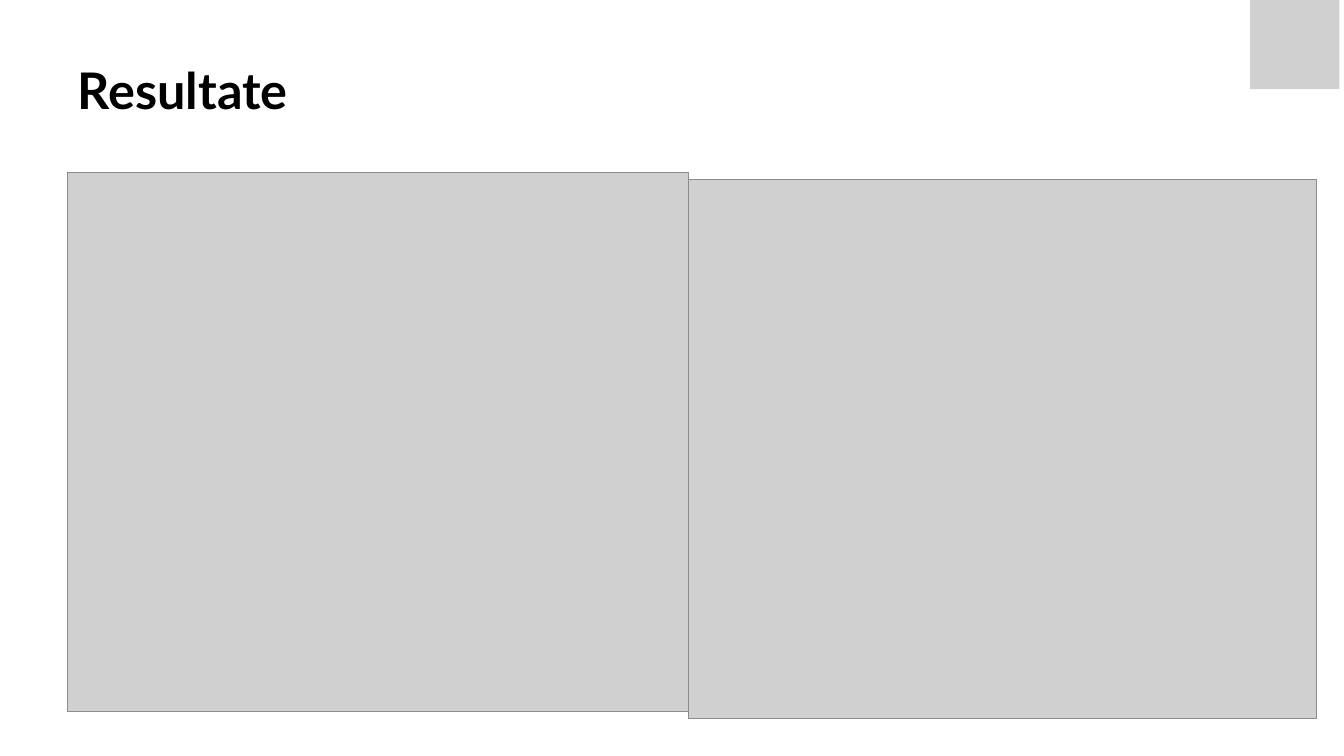
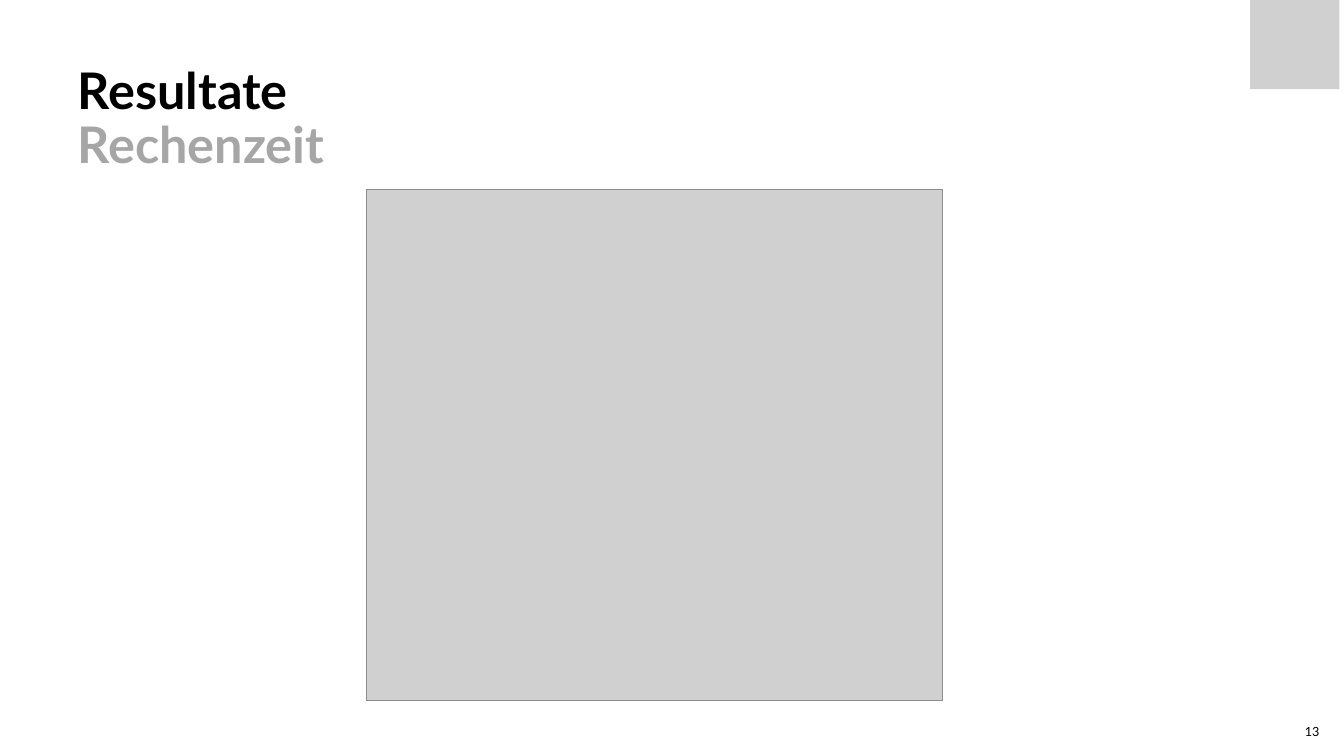
Before and after one commit to Froster2406/BAT2024, a slide deck: slide 13 of Dokumentation/presentation/BAT-EIT-FS24-Präs-Nicora-1507146.pptx (slide 12 before the commit). Drawn at 1344x756 pixels with LibreOffice and Linux fonts; fonts in the diff are those of the drawing; grey boxes stand for pictures. Boxes give left, top, right and bottom in pixels: in the first picture for what was removed or moved away, otherwise in the second. Text is boxed around its words. In the diff, an @@ line names an element or a change of style, - is before the commit and + after.

Commit message:
Updated presentation

```diff
--- a/Dokumentation/presentation/BAT-EIT-FS24-Präs-Nicora-1507146.pptx
+++ b/Dokumentation/presentation/BAT-EIT-FS24-Präs-Nicora-1507146.pptx
@@ title at bbox=[78, 71, 325, 163]: text changed; text colour #000000 to #A6A6A6 @@
-Resultate
+Resultate
+Rechenzeit
@@ picture removed at bbox=[68, 172, 689, 712] @@
@@ picture removed at bbox=[689, 179, 1317, 719] @@
@@ picture added at bbox=[367, 190, 943, 702] @@
@@ page number added at bbox=[1305, 727, 1320, 736], 9 pt, text #000000 @@
+13
```
Also in this commit, not shown: 16 other slides changed, 3 slides added, 2 other files.
